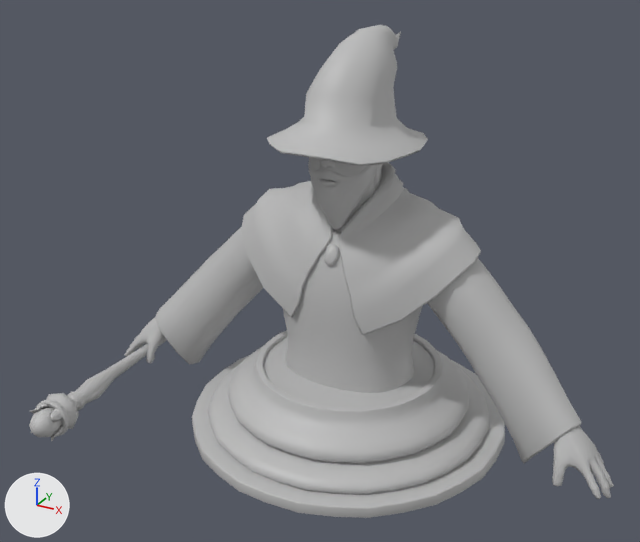
A saved change to the FBX model Assets/Model/Unit/wizard.fbx.
The view is the same before and after, from a 50 mm camera at (1.62, -3.22, 2.35) aimed at (-0.14, -0.03, 0.75). Arrows for +X, +Y and +Z are at lower left; the lights stay in place. Where no turn or scale is listed for an object, it has been applied to the vertices.

Names of what the first picture shows: 'pedestal', 'wizard_accessories', 'wizard_base'.
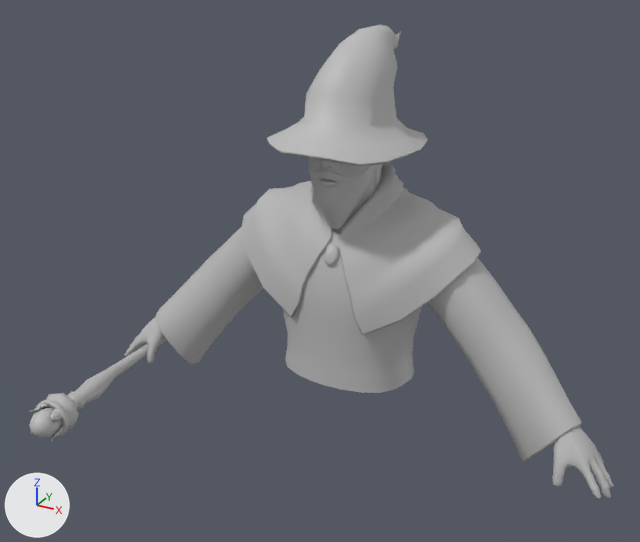
Diff of the bpy script that builds the scene:
```diff
--- a/Assets/Model/Unit/wizard.fbx.py
+++ b/Assets/Model/Unit/wizard.fbx.py
@@ ob_pedestal @@
-ob_pedestal = bpy.data.objects.new('pedestal', me_mesh_002)
-ob_pedestal.location = (0.0, 0.0, 0.0)
```

Location of each change, [x1, y1, x2, y2] in pixels of the pictures (640 x 542 px):
'pedestal', deleted: before [192, 330, 505, 518]
